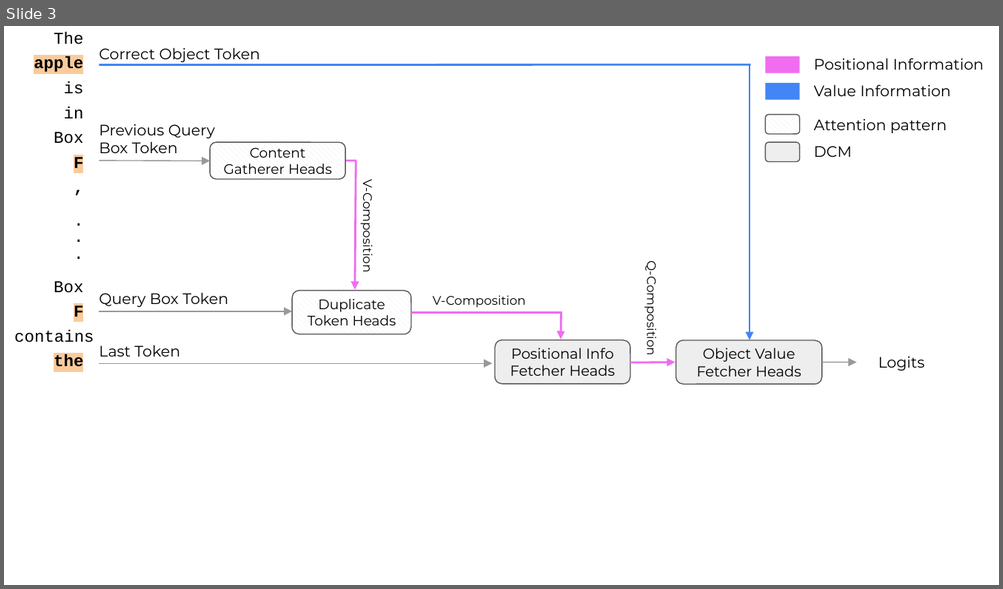
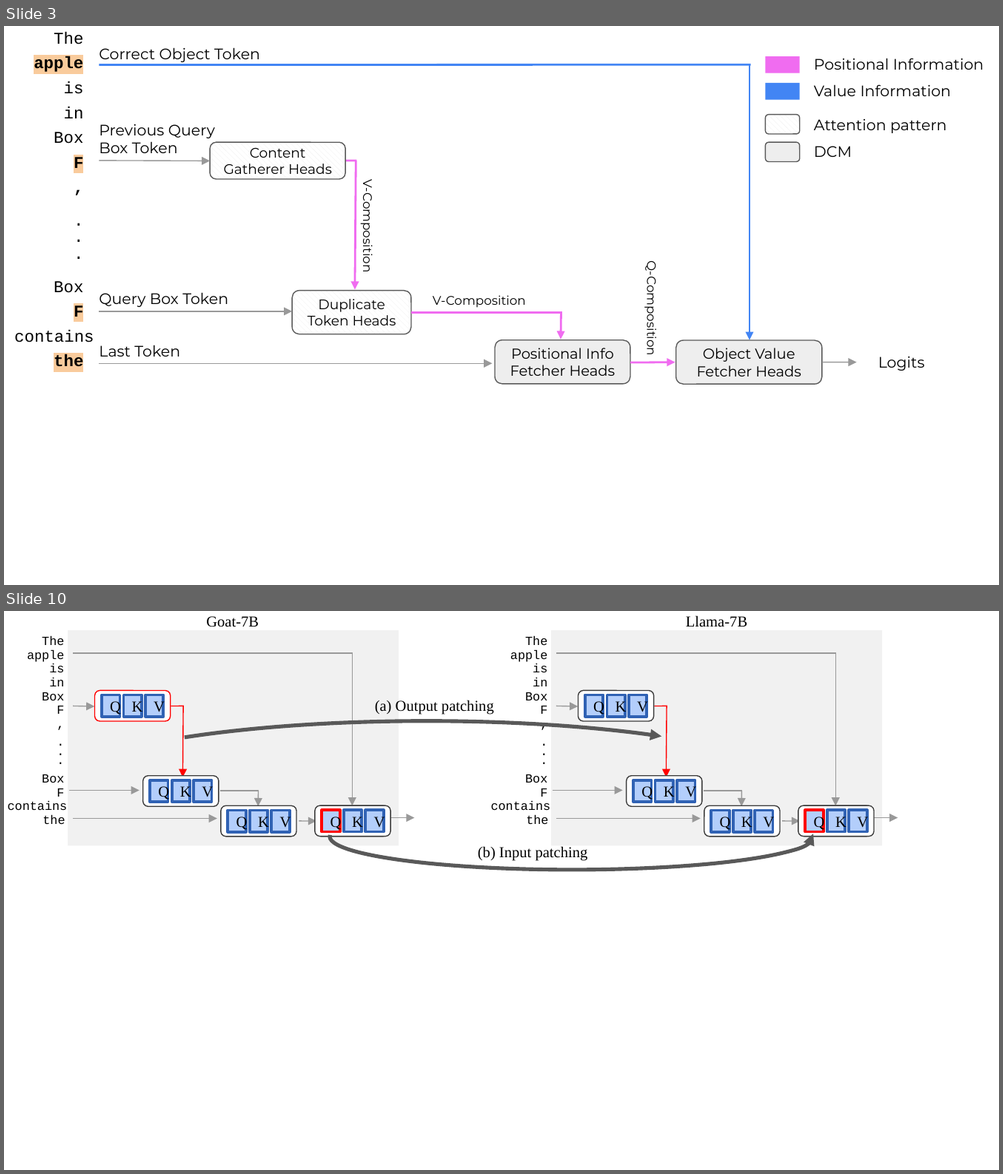
Before and after one commit to tamarott/finetuning_iclr24_figs, a slide deck: pptx_figs.pptx. Shown one above the other, each under a label of ours: slide 3 before the commit, slides 3 and 10 after it; the slides between them are not shown. The pictures are 1003x589 and 1003x1174 pixels, drawn with LibreOffice and Linux fonts; fonts in the diff are those of the drawing. Boxes give left, top, right and bottom in pixels: in the first picture for what was removed or moved away, otherwise in the second. Text is boxed around its words. In the diff, an @@ line names an element or a change of style, - is before the commit and + after.

```diff
--- a/pptx_figs.pptx
+++ b/pptx_figs.pptx
@@ slide 10 added at [4, 611, 999, 1170], background #FFFFFF @@
@@ text added at [206, 616, 259, 627], 11 pt, text #000000 @@
+Goat-7B
@@ text added at [686, 615, 747, 627], 11 pt, text #000000 @@
+Llama-7B
@@ arc (boxed as its full ellipse) added at [44, 721, 810, 868], outline #595959 2.75 pt @@
@@ text added at [375, 700, 494, 715], 11 pt, text #000000 @@
+(a) Output patching
@@ arc (boxed as its full ellipse) added at [329, 804, 814, 871], outline #595959 2.75 pt @@
@@ group added at [4, 631, 415, 847]: 14 texts, 12 rectangles, 8 arrows, 6 rounded rectangles, 4 lines @@
+Object Value
+The
+apple
+is
+in
+Box
+F
+,
+.
+.
+.
+Box
+F
+contains
+the
+Q
+K
+V
+Q
+K
+V
+Q
+K
+V
+Q
+K
+V
@@ group added at [481, 631, 897, 847]: 14 texts, 12 rectangles, 8 arrows, 6 rounded rectangles, 4 lines @@
+Object Value
+The
+apple
+is
+in
+Box
+F
+,
+.
+.
+.
+Box
+F
+contains
+the
+Q
+K
+V
+Q
+K
+V
+Q
+K
+V
+Q
+K
+V
@@ text added at [478, 846, 588, 861], 11 pt, text #000000 @@
+(b) Input patching
```
Also in this commit, not shown: 1 slide changed, 14 other slides added.
